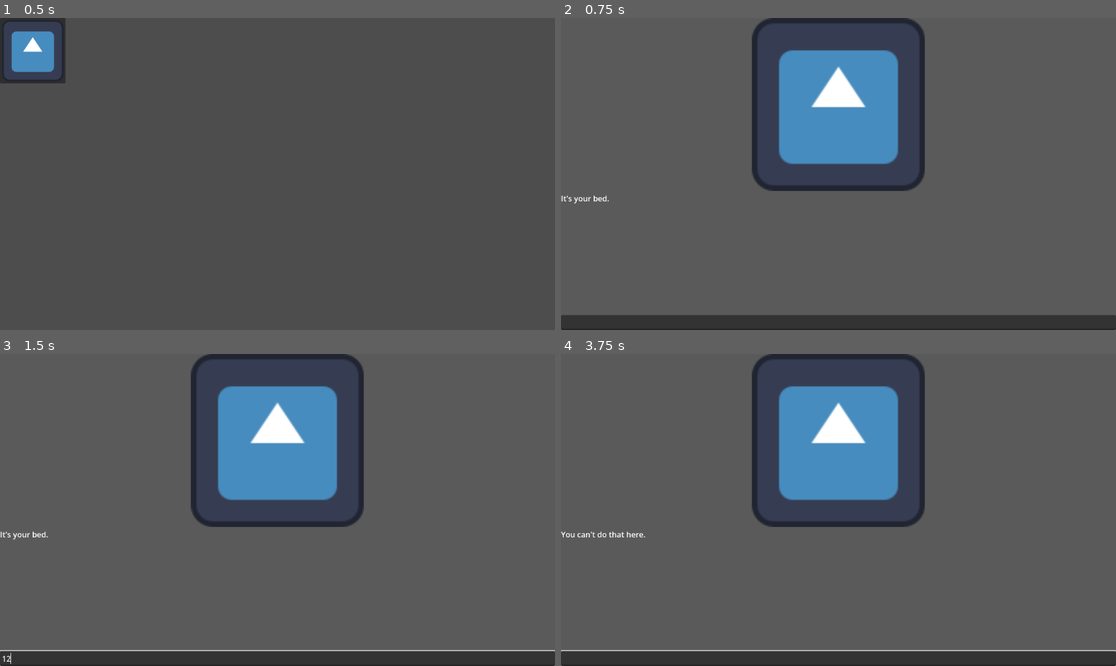
Above: before the commit, frames 1-4 (two rows, left to right).
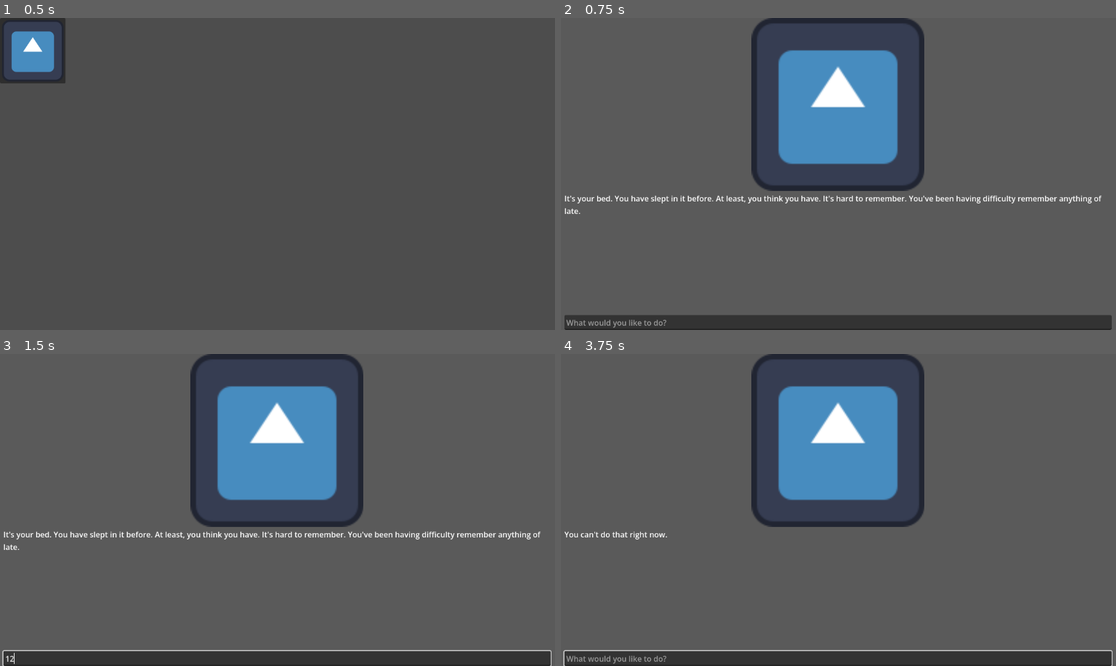
Above: after the commit, the same moments.

Repository: elephantfive/dark-horizon-if
Game: Godot game, scene res://game.tscn
Same seed, same stepped clock (60 frames per second), same inputs: the game is played once before the commit and once after it. The engine's default icon, where the game draws it, is replaced by a stand-in: a white triangle on a blue panel in a dark square.
Inputs (mouse positions are in pixels of both pictures, inside the frame that each line leads up to):
- Up to frame 1 (0.5 s): no input
- Up to frame 2 (0.75 s): click (594, 49) at 0.5 s
- Up to frame 3 (1.5 s): click (277, 659) at 1.27 s; type "12" at 1.35 s
- Up to frame 4 (3.75 s): click (594, 385) at 2 s; click (594, 385) at 2.75 s; tap Enter at 3.5 s

Frame 1 is identical in both runs. In frame 2, 1.4% of the frame differs, in the area x 0-100%, y 5-100%; in frame 3, 1.3%; in frame 4, 0.7%.

Commit message:
Implement additional effects

Diff:
--- a/bed/attack.tres
+++ b/bed/attack.tres
@@ -1,6 +1,6 @@
 [gd_resource type="Resource" script_class="Argument" format=3 uid="uid://p8a0uhuerh0o"]
 
-[ext_resource type="Script" uid="uid://cks1j8eei0dcw" path="res://argument.gd" id="1_p7mb0"]
+[ext_resource type="Script" uid="uid://cks1j8eei0dcw" path="res://resources/argument.gd" id="1_p7mb0"]
 
 [resource]
 script = ExtResource("1_p7mb0")
--- /dev/null
+++ b/bed/sleep.tres
@@ -0,0 +1,12 @@
+[gd_resource type="Resource" script_class="Argument" format=3 uid="uid://kx2loom1vxkh"]
+
+[ext_resource type="Script" uid="uid://cks1j8eei0dcw" path="res://resources/argument.gd" id="1_5dlbp"]
+[ext_resource type="Resource" uid="uid://c6b3hldha1qqe" path="res://bed/sleep_effect.tres" id="1_xpcxc"]
+
+[resource]
+script = ExtResource("1_5dlbp")
+valid_arguments = Array[String](["sleep", "lay", "rest"])
+response_text = "res://bed/sleep.txt"
+end_conversation = true
+additional_effect = ExtResource("1_xpcxc")
+metadata/_custom_type_script = "uid://cks1j8eei0dcw"
--- /dev/null
+++ b/bed/sleep_effect.tres
@@ -0,0 +1,9 @@
+[gd_resource type="Resource" script_class="AdditionalEffect" format=3 uid="uid://c6b3hldha1qqe"]
+
+[ext_resource type="Script" uid="uid://clxnvqyr1gg1n" path="res://resources/additional_effect.gd" id="1_4o7hq"]
+
+[resource]
+script = ExtResource("1_4o7hq")
+target_var = "default_text"
+modify_value = "res://bed/sleep_effect.txt"
+metadata/_custom_type_script = "uid://clxnvqyr1gg1n"
--- a/game.tscn
+++ b/game.tscn
@@ -1,8 +1,9 @@
 [gd_scene format=3 uid="uid://djxj563h6xb70"]
 
-[ext_resource type="PackedScene" uid="uid://dcgpjha6ydvjv" path="res://TextPrompt.tscn" id="1_80nbo"]
-[ext_resource type="PackedScene" uid="uid://k0numaji8tci" path="res://prompt_button.tscn" id="1_fc0e3"]
-[ext_resource type="Script" uid="uid://cks1j8eei0dcw" path="res://argument.gd" id="4_7jktm"]
+[ext_resource type="PackedScene" uid="uid://dcgpjha6ydvjv" path="res://resources/TextPrompt.tscn" id="1_80nbo"]
+[ext_resource type="PackedScene" uid="uid://k0numaji8tci" path="res://resources/prompt_button.tscn" id="1_fc0e3"]
+[ext_resource type="Script" uid="uid://cks1j8eei0dcw" path="res://resources/argument.gd" id="4_7jktm"]
+[ext_resource type="Resource" uid="uid://kx2loom1vxkh" path="res://bed/sleep.tres" id="5_7jktm"]
 [ext_resource type="Resource" uid="uid://p8a0uhuerh0o" path="res://bed/attack.tres" id="5_ryrav"]
 
 [node name="Game" type="Node2D" unique_id=55460109]
@@ -11,5 +12,5 @@
 prompt = NodePath("../BedPrompt")
 
 [node name="BedPrompt" parent="." unique_id=910483 instance=ExtResource("1_80nbo")]
-args = Array[ExtResource("4_7jktm")]([ExtResource("5_ryrav")])
+args = Array[ExtResource("4_7jktm")]([ExtResource("5_ryrav"), ExtResource("5_7jktm")])
 default_text = "res://bed/bed_default.txt"
--- a/TextPrompt.tscn
+++ b/resources/TextPrompt.tscn
@@ -1,6 +1,6 @@
 [gd_scene format=3 uid="uid://dcgpjha6ydvjv"]
 
-[ext_resource type="Script" uid="uid://dk1kxgv4ymvui" path="res://text_prompt.gd" id="1_2ccw1"]
+[ext_resource type="Script" uid="uid://dk1kxgv4ymvui" path="res://resources/text_prompt.gd" id="1_2ccw1"]
 [ext_resource type="Texture2D" uid="uid://b1hl6eyfnhjfx" path="res://icon.svg" id="2_v8tio"]
 
 [node name="Node" type="Control" unique_id=910483]
@@ -17,7 +17,8 @@
 
 [node name="VBoxContainer2" type="VBoxContainer" parent="." unique_id=1197197840]
 layout_mode = 0
-offset_right = 1152.0
+offset_left = 7.0
+offset_right = 1143.0
 offset_bottom = 648.0
 alignment = 2
 
@@ -36,10 +37,12 @@
 custom_minimum_size = Vector2(0, 250)
 layout_mode = 2
 size_flags_vertical = 3
+autowrap_mode = 3
 
 [node name="LineEdit" type="LineEdit" parent="VBoxContainer2/VBoxContainer" unique_id=783482329]
 unique_name_in_owner = true
 layout_mode = 2
+placeholder_text = "What would you like to do?"
 
 [node name="CloseButton" type="Button" parent="." unique_id=1392976365]
 unique_name_in_owner = true
--- /dev/null
+++ b/resources/additional_effect.gd
@@ -0,0 +1,10 @@
+class_name AdditionalEffect
+
+extends Resource
+
+var target: TextPrompt
+@export var target_var: String
+@export var modify_value: String
+
+func effect():
+	target.set(target_var, modify_value)
--- /dev/null
+++ b/resources/additional_effect.tres
@@ -0,0 +1,6 @@
+[gd_resource type="Resource" script_class="AdditionalEffect" format=3 uid="uid://c7306a5am3uks"]
+
+[ext_resource type="Script" uid="uid://clxnvqyr1gg1n" path="res://resources/additional_effect.gd" id="1_78d14"]
+
+[resource]
+script = ExtResource("1_78d14")
--- a/argument.gd
+++ b/resources/argument.gd
@@ -6,3 +6,4 @@
 @export var response_text: String
 @export var new_arguments: Array[Argument]
 @export var end_conversation: bool
+@export var additional_effect: Resource
--- a/argument.tres
+++ b/resources/argument.tres
@@ -1,6 +1,6 @@
 [gd_resource type="Resource" script_class="Argument" format=3 uid="uid://ct8sg73e0yp4f"]
 
-[ext_resource type="Script" uid="uid://cks1j8eei0dcw" path="res://argument.gd" id="1_1taa6"]
+[ext_resource type="Script" uid="uid://cks1j8eei0dcw" path="res://resources/argument.gd" id="1_1taa6"]
 
 [resource]
 script = ExtResource("1_1taa6")
--- a/prompt_button.tscn
+++ b/resources/prompt_button.tscn
@@ -1,7 +1,7 @@
 [gd_scene format=3 uid="uid://k0numaji8tci"]
 
 [ext_resource type="Texture2D" uid="uid://b1hl6eyfnhjfx" path="res://icon.svg" id="1_qsfrp"]
-[ext_resource type="Script" uid="uid://dtll1n32uxbbx" path="res://bed_2d.gd" id="2_sjadk"]
+[ext_resource type="Script" uid="uid://dtll1n32uxbbx" path="res://resources/prompt_button.gd" id="2_sjadk"]
 
 [node name="PromptButton" type="Button" unique_id=1599481702 node_paths=PackedStringArray("prompt")]
 offset_right = 136.0
--- a/text_prompt.gd
+++ b/resources/text_prompt.gd
@@ -10,31 +10,43 @@
 @export var args: Array[Argument]
 @export var default_text: String
 var display_text: String
+var default_args: Array[Argument]
 
 func _ready():
 	read_text(default_text)
 	update_label()
+	default_args = args
 
 func _on_line_edit_text_submitted(new_text):
 	var valid_args: int = 0
 	var selected_arg: Argument
 	line_edit.clear()
+
 	for arg in args:
 		for valid_arg in arg.valid_arguments:
 			if valid_arg in new_text:
 				valid_args += 1
 				selected_arg = arg
+
 	if valid_args == 1:
 		read_text(selected_arg.response_text)
 		if selected_arg.new_arguments.size() > 0:
 			args = selected_arg.new_arguments
 		elif selected_arg.end_conversation:
+			args = []
+			line_edit.hide()
 			close_button.show()
+
+		if selected_arg.additional_effect != null:
+			selected_arg.additional_effect.target = self
+			selected_arg.additional_effect.effect()
+
 	elif valid_args > 1:
 		display_text = "That is too complicated."
+
 	else:
-		display_text = "You can't do that here."
-	print(str(valid_args))
+		display_text = "You can't do that right now."
+
 	update_label()
 
 func read_text(file):
@@ -47,7 +59,9 @@
 
 
 func _on_close_button_pressed():
+	args = default_args
+	line_edit.show()
 	close_button.hide()
-	display_text = default_text
+	read_text(default_text)
 	update_label()
 	self.hide()
Not shown, changed: bed/bed_default.txt
Not shown, added: bed/sleep.txt
Not shown, added: bed/sleep_effect.txt
Not shown, added: resources/additional_effect.gd.uid
Renamed: argument.gd.uid -> resources/argument.gd.uid
Renamed: bed_2d.gd -> resources/prompt_button.gd
Renamed: bed_2d.gd.uid -> resources/prompt_button.gd.uid
Renamed: text_prompt.gd.uid -> resources/text_prompt.gd.uid
